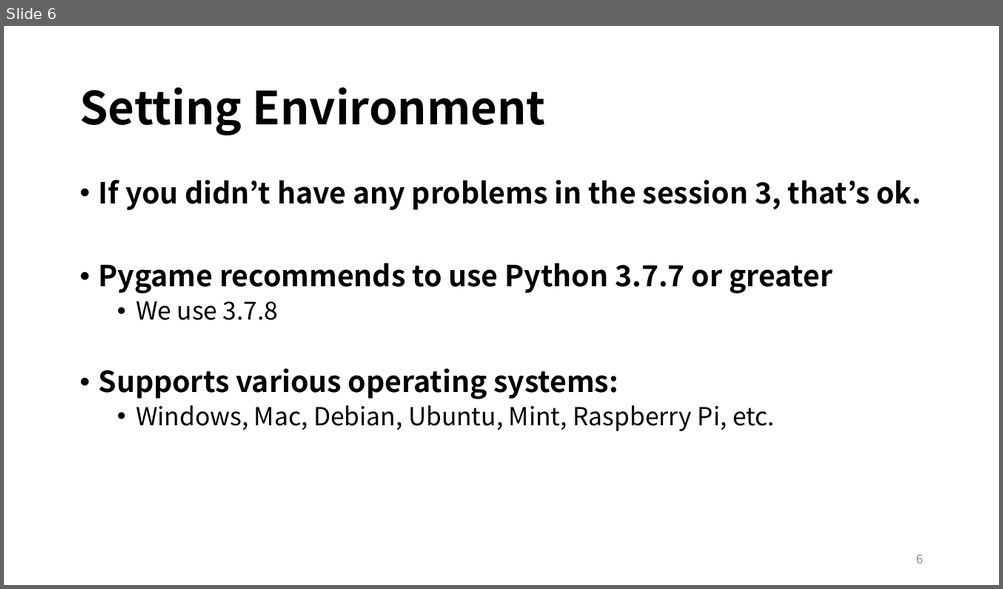
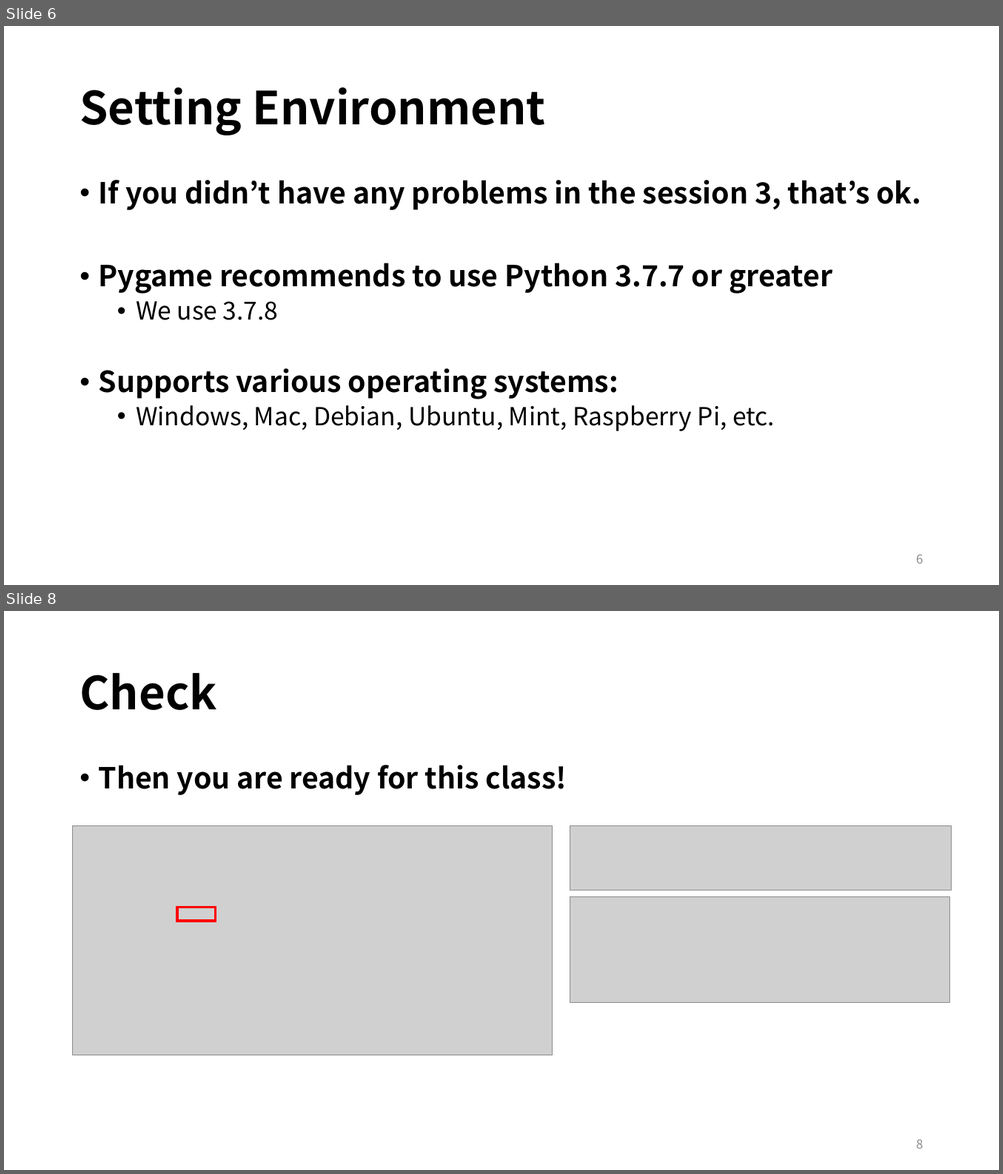
Before and after one commit to EunSeong-Park/EunSeong-Park.github.io, a slide deck: contents/2020_ITinerary/assets/session_4/preclass.pptx. Shown one above the other, each under a label of ours: slide 6 before the commit, slides 6 and 8 after it; the slides between them are not shown. The pictures are 1003x589 and 1003x1174 pixels, drawn with LibreOffice and Linux fonts; fonts in the diff are those of the drawing; grey boxes stand for pictures. Boxes give left, top, right and bottom in pixels: in the first picture for what was removed or moved away, otherwise in the second. Text is boxed around its words. In the diff, an @@ line names an element or a change of style, - is before the commit and + after.

```diff
--- a/contents/2020_ITinerary/assets/session_4/preclass.pptx
+++ b/contents/2020_ITinerary/assets/session_4/preclass.pptx
@@ slide 8 added at <box>4,611,999,1170</box>, background #FFFFFF @@
@@ title added at <box>79,673,216,710</box>, 44 pt, text #000000, bold @@
+Check
@@ text added at <box>99,765,566,795</box>, 28 pt, text #000000, bold @@
+• Then you are ready for this class!
@@ picture added at <box>73,826,552,1056</box> @@
@@ picture added at <box>570,826,951,891</box> @@
@@ picture added at <box>570,897,950,1002</box> @@
@@ rectangle added at <box>177,907,215,921</box>, outline #FF0000 2.25 pt @@
@@ page number added at <box>916,1139,922,1149</box>, 12 pt, text #8C8C8C @@
+8
```
Also in this commit, not shown: 1 slide changed, 46 other slides added, 1 slide removed, 6 other files.
